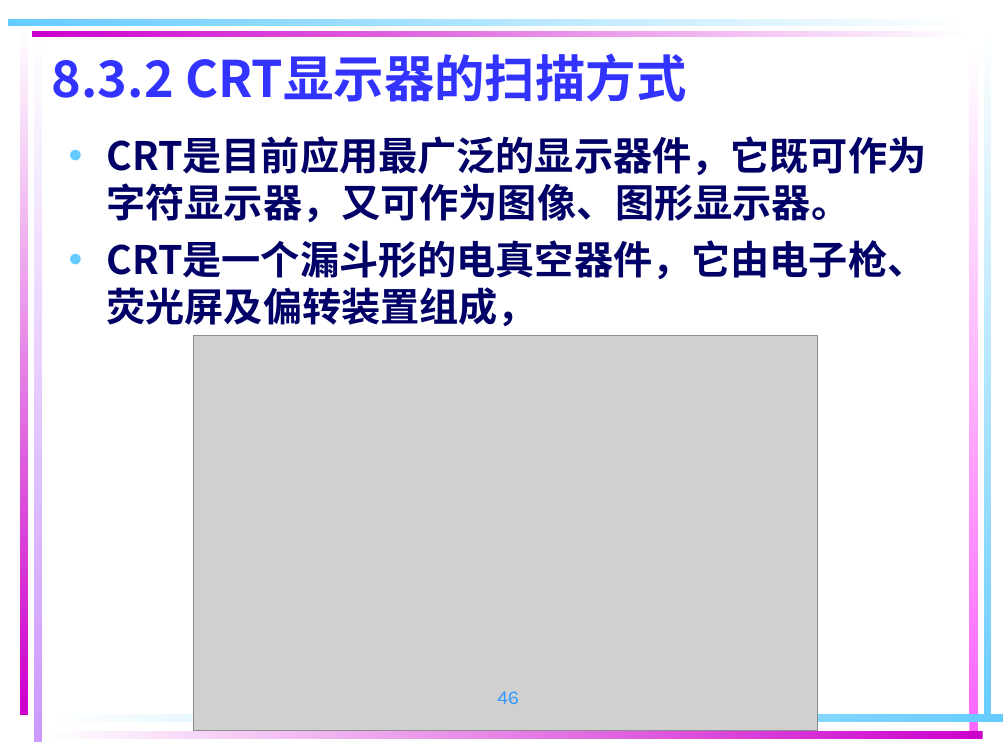
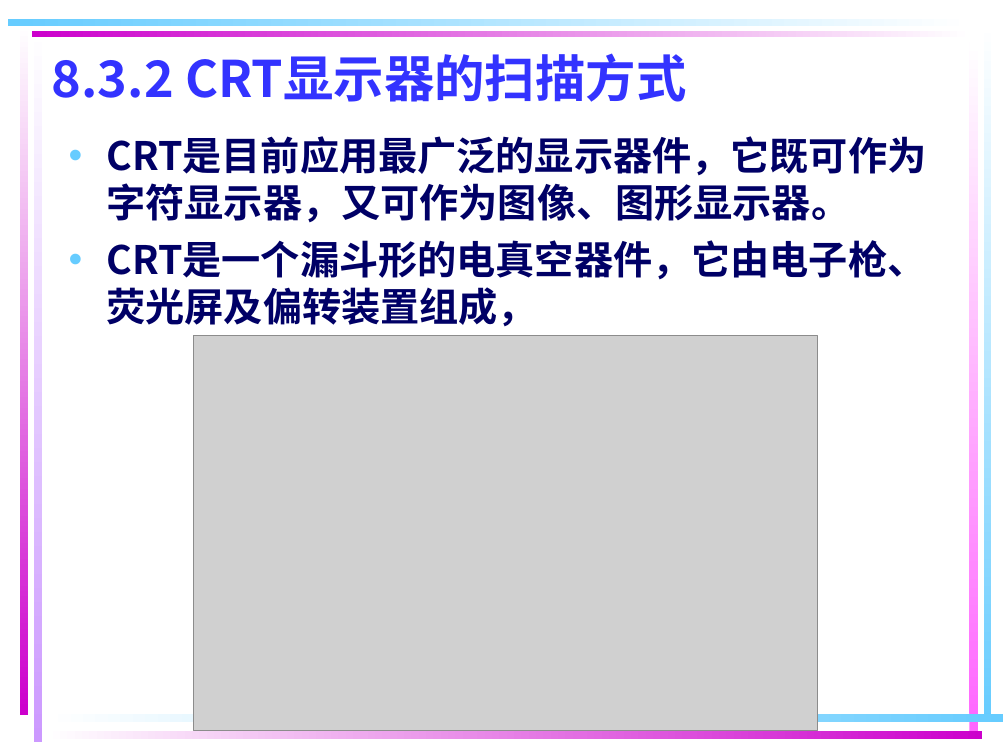
Before and after one commit to ZJWang9928/Own-Notes, a slide deck: slide 46 of 计算机组成原理课件/第 8 章 输入输出设备（17）n.ppt. Drawn at 1008x756 pixels with LibreOffice and Linux fonts; fonts in the diff are those of the drawing; grey boxes stand for pictures. Boxes give left, top, right and bottom in pixels: in the first picture for what was removed or moved away, otherwise in the second. Text is boxed around its words. In the diff, an @@ line names an element or a change of style, - is before the commit and + after.

```diff
--- a/计算机组成原理课件/第 8 章 输入输出设备（17）n.ppt
+++ b/计算机组成原理课件/第 8 章 输入输出设备（17）n.ppt
@@ page number removed at [497,691,519,704] @@
-46
```
Also in this commit, not shown: 97 other slides changed, 4 slides added, 4 slides removed, 7 other files.
